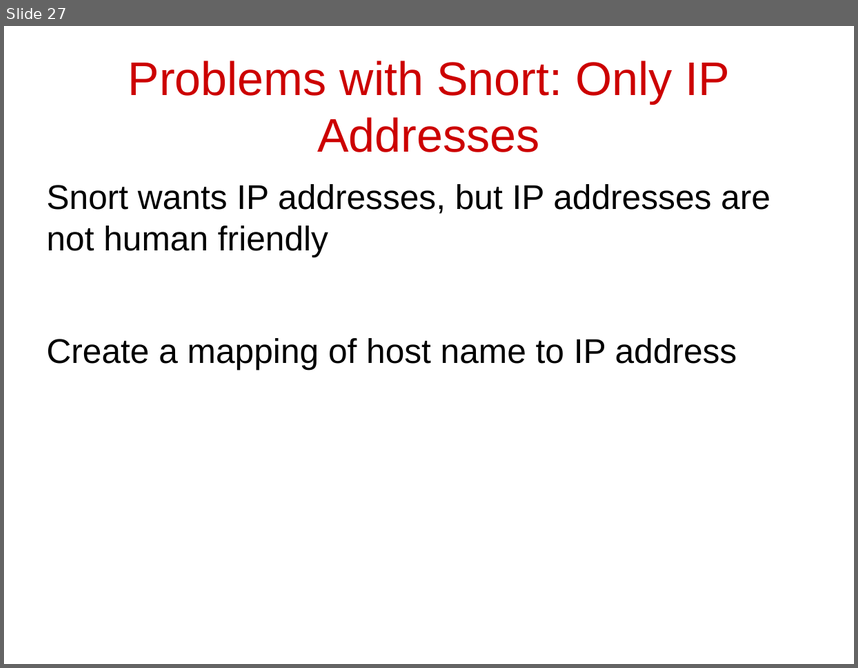
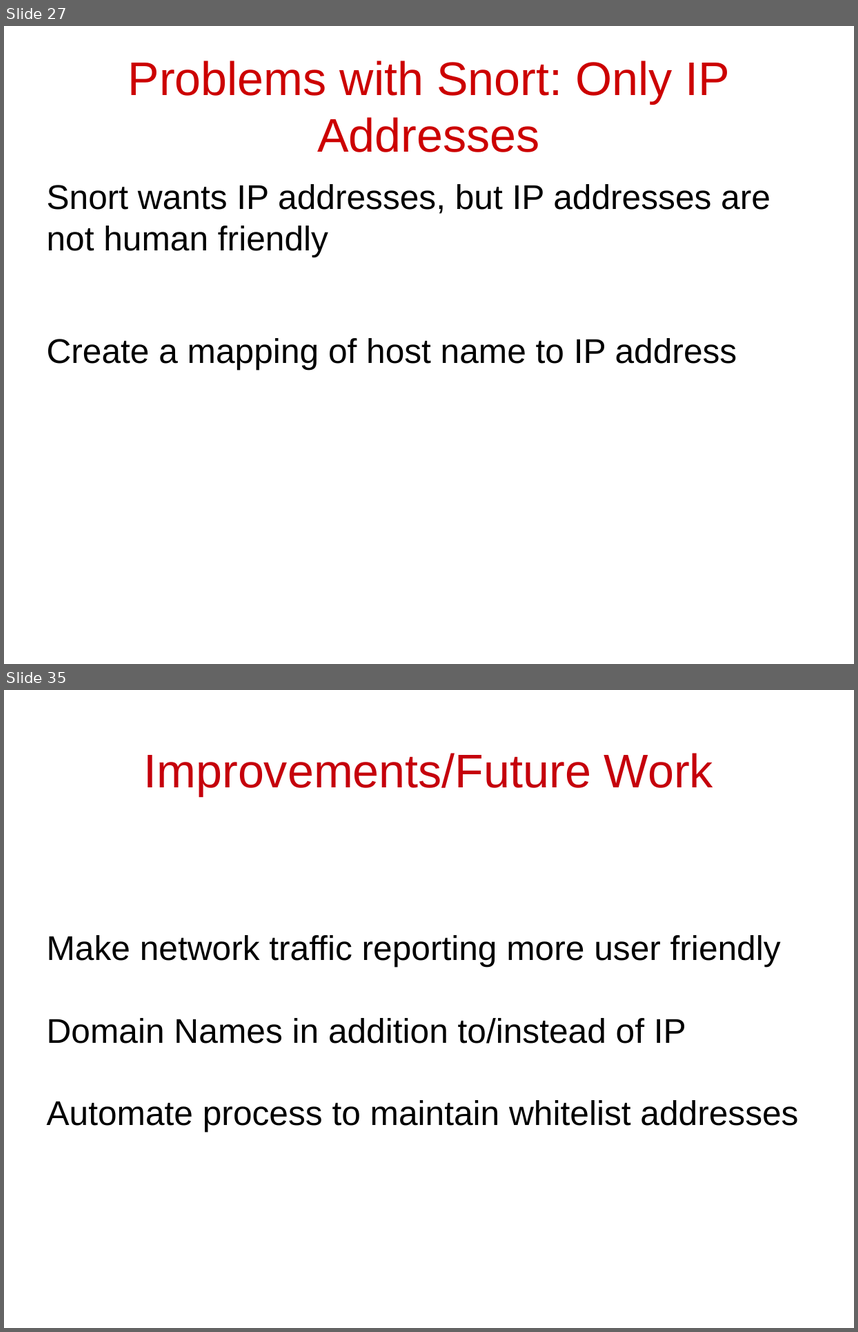
Before and after one commit to cschreiner/kindsicher, a slide deck: proj/presentation_dec09/combined.odp. Shown one above the other, each under a label of ours: slide 27 before the commit, slides 27 and 35 after it; the slides between them are not shown. The pictures are 858x668 and 858x1332 pixels, drawn with LibreOffice and Linux fonts; fonts in the diff are those of the drawing. Boxes give left, top, right and bottom in pixels: in the first picture for what was removed or moved away, otherwise in the second. Text is boxed around its words. In the diff, an @@ line names an element or a change of style, - is before the commit and + after.

```diff
--- a/proj/presentation_dec09/combined.odp
+++ b/proj/presentation_dec09/combined.odp
@@ slide 35 added at box(4, 690, 854, 1328), background #FFFFFF @@
@@ title added at box(144, 753, 713, 796), 44 pt, text #C5000B @@
+Improvements/Future Work
@@ subtitle added at box(47, 935, 798, 1131), 32 pt, text #000000 @@
+Make network traffic reporting more user friendly
+Domain Names in addition to/instead of IP
+Automate process to maintain whitelist addresses
```
Also in this commit, not shown: 8 other slides added.
